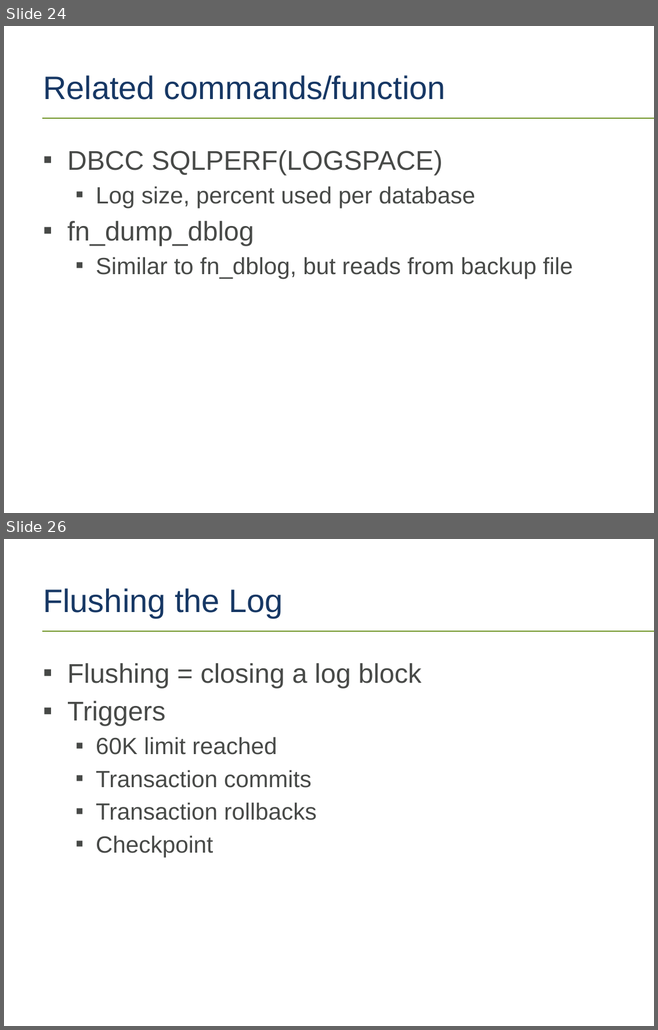
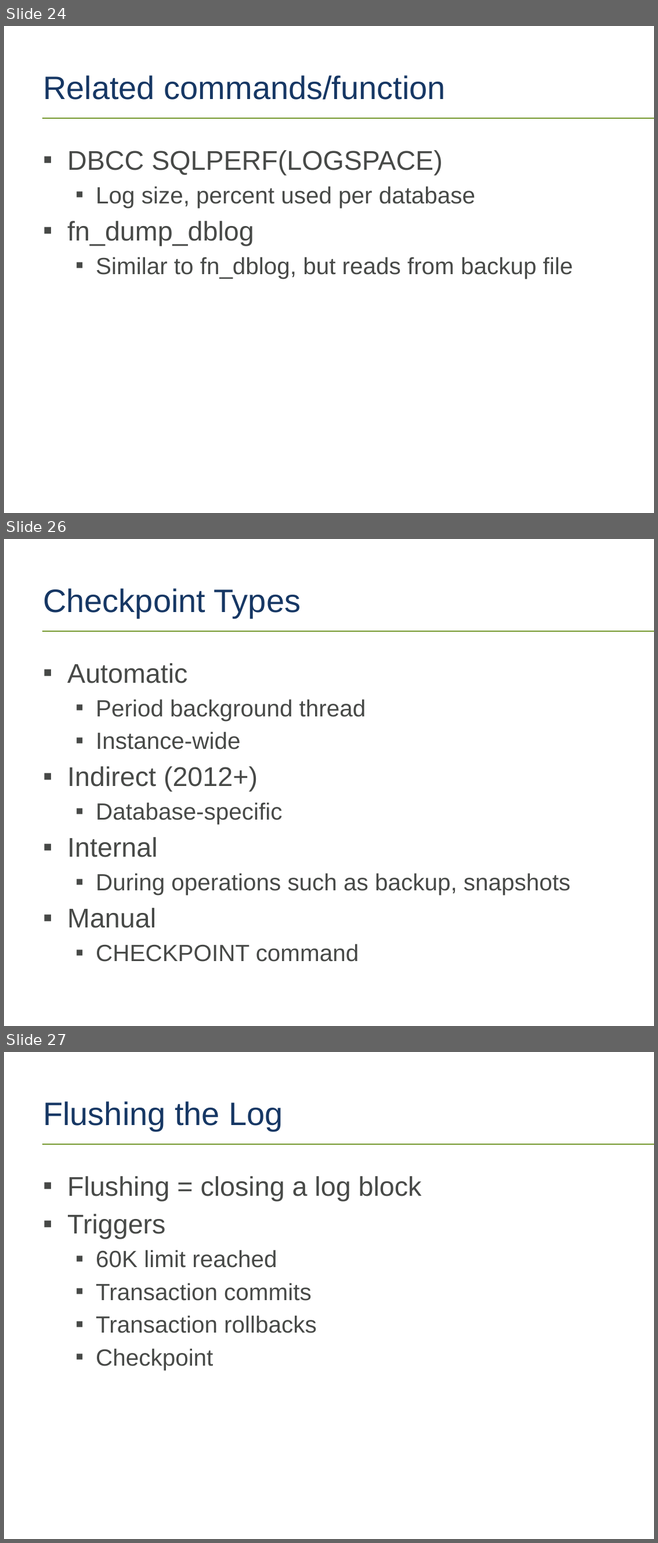
Before and after one commit to tf3604/LogFilePresentation, a slide deck: TransactionLog.pptx. Shown one above the other, each under a label of ours: slides 24 and 26 before the commit, slides 24, 26 and 27 after it; the slides between them are not shown. The pictures are 658x1030 and 658x1543 pixels, drawn with LibreOffice and Linux fonts; fonts in the diff are those of the drawing; background and template pictures are left out. Boxes give left, top, right and bottom in pixels: in the first picture for what was removed or moved away, otherwise in the second. Text is boxed around its words. In the diff, an @@ line names an element or a change of style, - is before the commit and + after.

Commit message:
A bit of detail on checkpoints.

```diff
--- a/TransactionLog.pptx
+++ b/TransactionLog.pptx
@@ slide 26 added at <box>4,539,654,1026</box>, background #FFFFFF; not listed: 1 template element that a slide beside it also shows @@
@@ title added at <box>43,588,300,617</box>, 36 pt, text #163764 @@
+Checkpoint Types
@@ text added at <box>67,663,570,962</box>, 26 pt, text #474947 @@
+▪ Automatic
+  ▪ Period background thread
+  ▪ Instance-wide
+▪ Indirect (2012+)
+  ▪ Database-specific
+▪ Internal
+  ▪ During operations such as backup, snapshots
+▪ Manual
+  ▪ CHECKPOINT command
@@ what was slide 26 is now slide 27 @@
```
Also in this commit, not shown: 1 slide changed.
